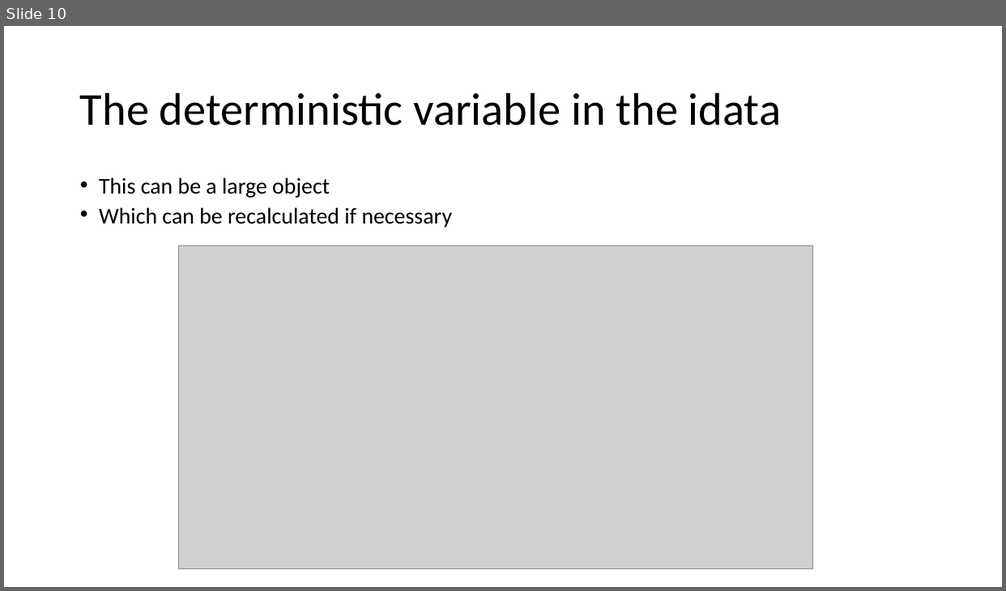
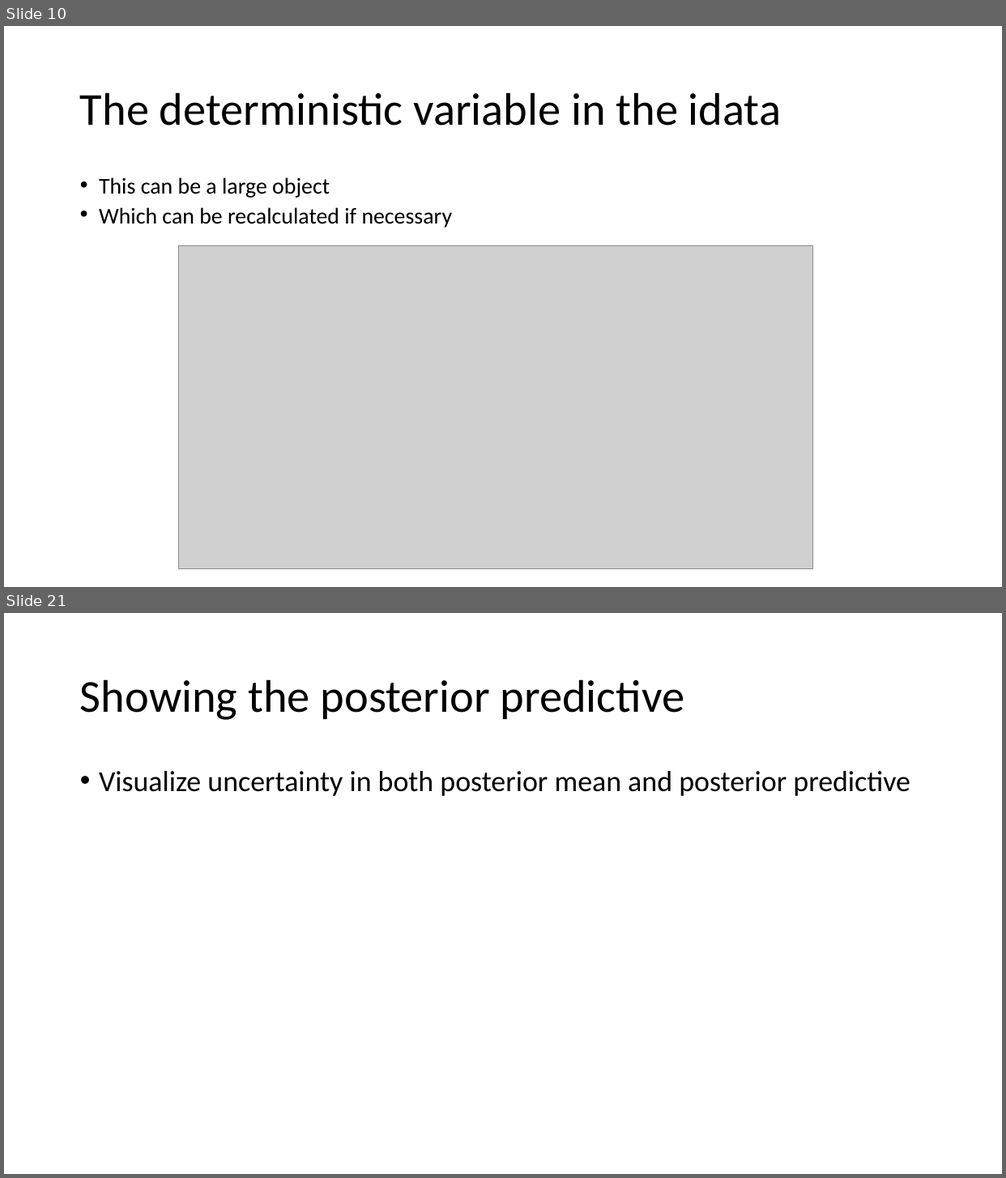
Before and after one commit to opherdonchin/StatisticalComputationAndAnalysis, a slide deck: Lectures/Lecture 6 Linear models.pptx. Shown one above the other, each under a label of ours: slide 10 before the commit, slides 10 and 21 after it; the slides between them are not shown. The pictures are 1006x591 and 1006x1178 pixels, drawn with LibreOffice and Linux fonts; fonts in the diff are those of the drawing; grey boxes stand for pictures. Boxes give left, top, right and bottom in pixels: in the first picture for what was removed or moved away, otherwise in the second. Text is boxed around its words. In the diff, an @@ line names an element or a change of style, - is before the commit and + after.

```diff
--- a/Lectures/Lecture 6 Linear models.pptx
+++ b/Lectures/Lecture 6 Linear models.pptx
@@ slide 21 added at [4,613,1002,1174], background #FFFFFF @@
@@ title added at [80,679,685,720], 44 pt, text #000000 @@
+Showing the posterior predictive
@@ text added at [99,771,910,796], 28 pt, text #000000 @@
+• Visualize uncertainty in both posterior mean and posterior predictive
```
Also in this commit, not shown: 2 slides changed, 9 other slides added, 3 other files.
